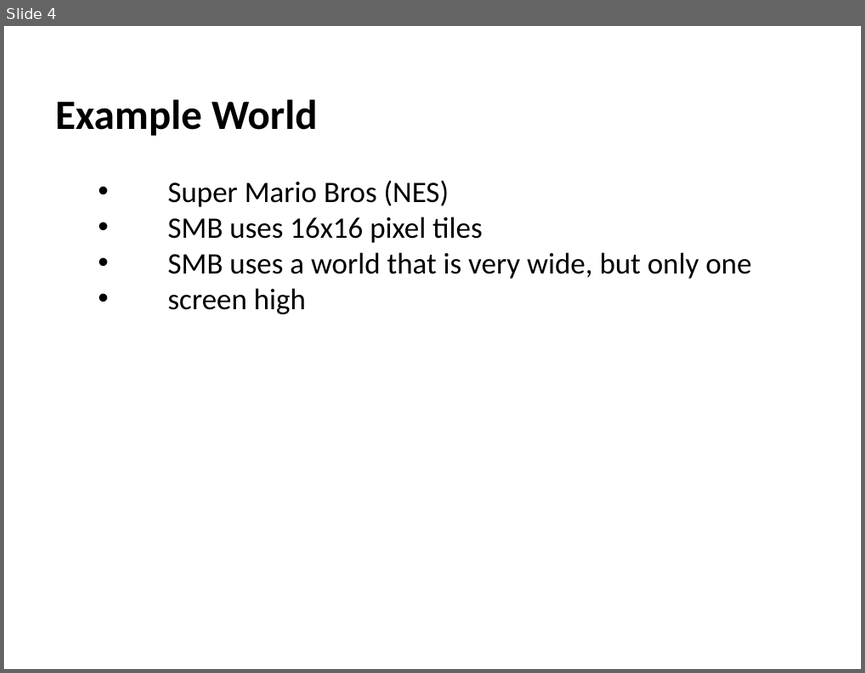
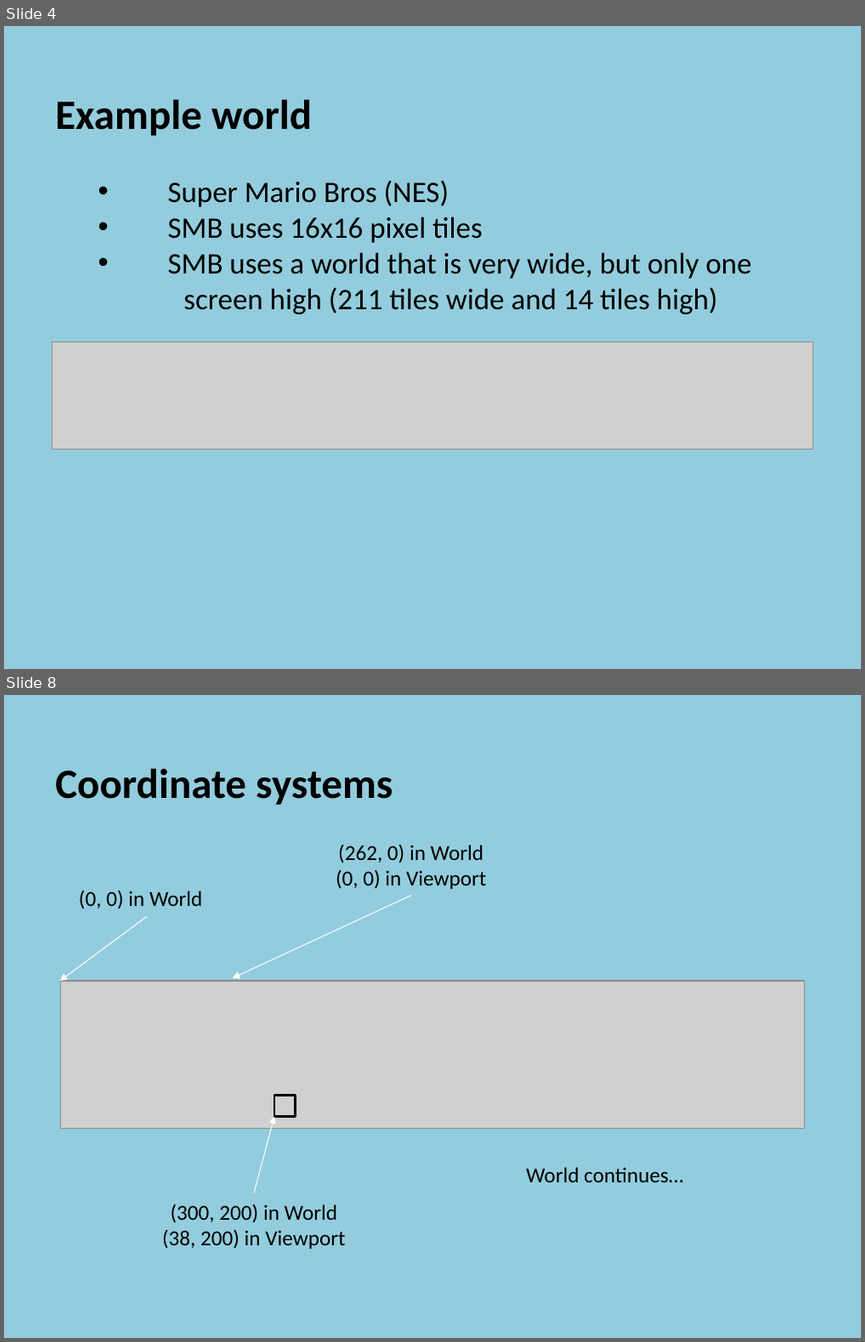
Before and after one commit to szetko/course-materials, a slide deck: Programming 4/07.1 Manual Scrolling Tile Map/07.1 Manual Scrolling Tile Map.pptx. Shown one above the other, each under a label of ours: slide 4 before the commit, slides 4 and 8 after it; the slides between them are not shown. The pictures are 865x673 and 865x1342 pixels, drawn with LibreOffice and Linux fonts; fonts in the diff are those of the drawing; grey boxes stand for pictures. Boxes give left, top, right and bottom in pixels: in the first picture for what was removed or moved away, otherwise in the second. Text is boxed around its words. In the diff, an @@ line names an element or a change of style, - is before the commit and + after.

```diff
--- a/Programming 4/07.1 Manual Scrolling Tile Map/07.1 Manual Scrolling Tile Map.pptx
+++ b/Programming 4/07.1 Manual Scrolling Tile Map/07.1 Manual Scrolling Tile Map.pptx
@@ slide 8 added at (4,695,861,1338), background #93CDDD @@
@@ text added at (55,768,392,805), 35 pt, text #000000, bold @@
+  Coordinate systems
@@ text added at (336,845,486,889), 18 pt, text #000000 @@
+(262, 0) in World
+(0, 0) in Viewport
@@ text added at (79,890,202,909), 18 pt, text #000000 @@
+(0, 0) in World
@@ arrow added from (411, 896) to (233, 978), #FFFFFF 0.75 pt @@
@@ arrow added from (147, 916) to (61, 981), #FFFFFF 0.75 pt @@
@@ picture added at (61,981,805,1129) @@
@@ rectangle added at (274,1095,295,1117), outline #000000 2 pt @@
@@ arrow added from (254, 1193) to (274, 1117), #FFFFFF 0.75 pt @@
@@ text added at (526,1167,683,1182), 18 pt, text #000000 @@
+World continues…
@@ text added at (162,1204,345,1248), 18 pt, text #000000 @@
+(300, 200) in World
+(38, 200) in Viewport
@@ slide 4 changed as well @@
@@ background #FFFFFF to #93CDDD @@
@@ text at (55,99,312,136): text changed @@
-  Example World
+  Example world
@@ text at (183,287,718,314): text changed @@
-    • screen high
+    screen high (211 tiles wide and 14 tiles high)
@@ picture added at (52,341,813,448) @@
```
Also in this commit, not shown: 3 other slides changed, 15 other slides added, 13 other files.
